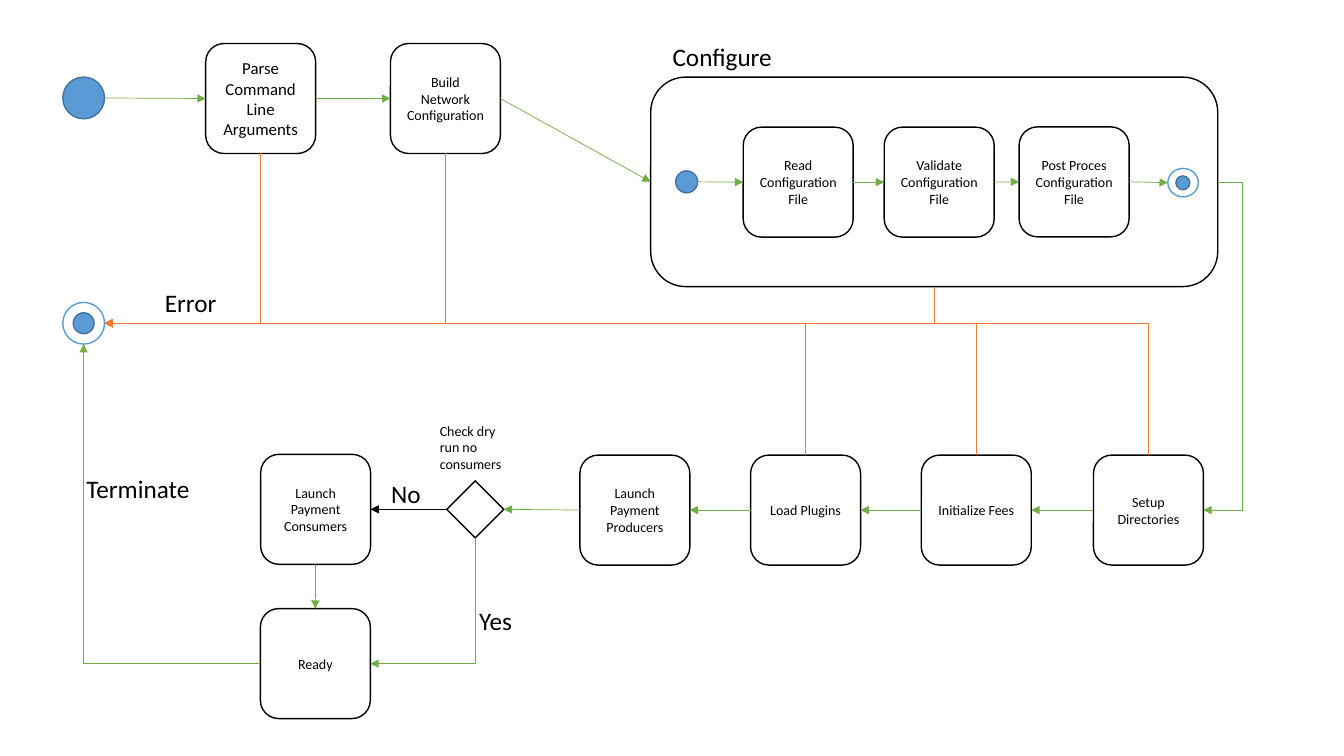
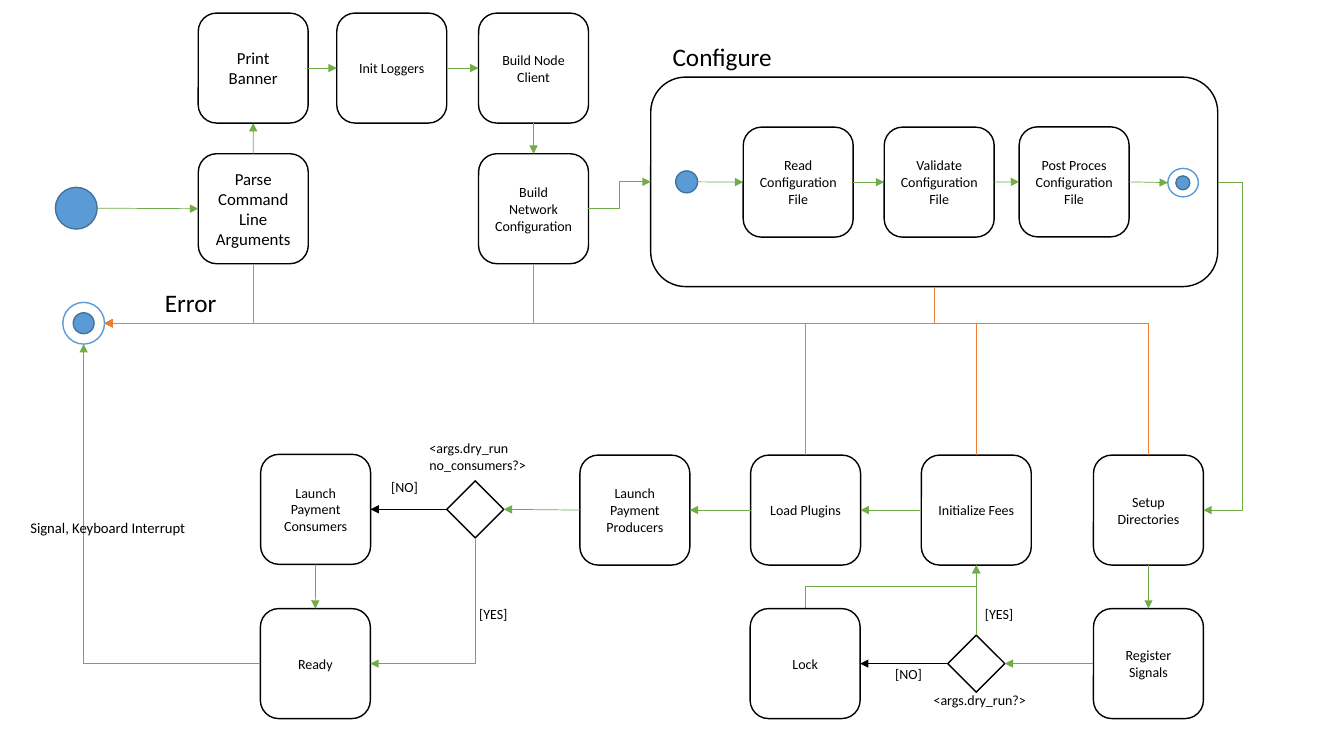
Before and after one commit to tezos-reward-distributor-organization/tezos-reward-distributor, a slide deck: slide 1 of docs/fsm/application_launch_state_diagram_1.0.pptx. Drawn at 1344x756 pixels with LibreOffice and Linux fonts; fonts in the diff are those of the drawing. Boxes give left, top, right and bottom in pixels: in the first picture for what was removed or moved away, otherwise in the second. Text is boxed around its words. In the diff, an @@ line names an element or a change of style, - is before the commit and + after.

```diff
--- a/docs/fsm/application_launch_state_diagram_1.0.pptx
+++ b/docs/fsm/application_launch_state_diagram_1.0.pptx
@@ rounded rectangle added at [199, 13, 309, 123], fill #FFFFFF, outline #000000 1 pt, 12 pt, text #000000 @@
+Print Banner
@@ rounded rectangle added at [337, 13, 447, 123], fill #FFFFFF, outline #000000 1 pt, 10 pt, text #000000 @@
+Init Loggers
@@ rounded rectangle added at [479, 13, 589, 123], fill #FFFFFF, outline #000000 1 pt, 10 pt, text #000000 @@
+Build Node Client
@@ arrow added from (309, 69) to (337, 69), #70AD47 0.5 pt @@
@@ arrow added from (447, 69) to (479, 69), #70AD47 0.5 pt @@
@@ arrow moved from (316, 99) - (390, 99) to (253, 154) - (253, 123) @@
@@ arrow moved from (500, 99) - (651, 181) to (533, 123) - (533, 154) @@
@@ rounded rectangle "Parse Command Line Arguments": place and size @@
-rounded rectangle "Parse Command Line Arguments" at [206, 43, 316, 153]
+rounded rectangle "Parse Command Line Arguments" at [199, 154, 309, 264]
@@ rounded rectangle "Build Network Configuration": place and size @@
-rounded rectangle "Build Network Configuration" at [390, 43, 500, 153]
+rounded rectangle "Build Network Configuration" at [479, 154, 589, 264]
@@ ellipse: place and size @@
-ellipse at [63, 78, 104, 119]
+ellipse at [55, 188, 97, 229]
@@ arrow moved from (105, 98) - (206, 99) to (97, 209) - (199, 209) @@
@@ elbow arrow added from (589, 209) to (651, 181), #70AD47 0.5 pt @@
@@ elbow arrow moved from (261, 153) - (105, 324) to (253, 264) - (105, 324) @@
@@ elbow arrow moved from (446, 153) - (105, 324) to (533, 264) - (105, 324) @@
@@ text at [429, 443, 525, 472]: text changed @@
-Check dry run no consumers
+<args.dry_run no_consumers?>
@@ text at [391, 482, 418, 494]: text changed; size 18 to 10 pt @@
-No
+[NO]
@@ text at [30, 520, 186, 537]: text changed; size 18 to 10.5 pt @@
-Terminate
+Signal, Keyboard Interrupt
@@ elbow arrow added from (806, 609) to (977, 566), #70AD47 0.5 pt @@
@@ arrow added from (977, 635) to (977, 566), #70AD47 0.5 pt @@
@@ arrow added from (1148, 566) to (1148, 609), #70AD47 0.5 pt @@
@@ text at [479, 609, 507, 621]: text changed; size 18 to 10 pt @@
-Yes
+[YES]
@@ rounded rectangle added at [750, 609, 860, 719], fill #FFFFFF, outline #000000 1 pt, 10 pt, text #000000 @@
+Lock
@@ text added at [985, 609, 1013, 621], 10 pt, text #000000 @@
+[YES]
@@ rounded rectangle added at [1094, 609, 1204, 719], fill #FFFFFF, outline #000000 1 pt, 10 pt, text #000000 @@
+Register Signals
@@ diamond added at [948, 635, 1005, 693], fill #FFFFFF, outline #000000 1 pt @@
@@ arrow added from (948, 663) to (860, 663), #000000 1 pt @@
@@ text added at [895, 669, 922, 681], 10 pt, text #000000 @@
+[NO]
@@ arrow moved from (1094, 510) - (1031, 510) to (1094, 663) - (1005, 663) @@
@@ text added at [934, 695, 1026, 708], 10 pt, text #000000 @@
+<args.dry_run?>
```
Also in this commit, not shown: 5 other files.
